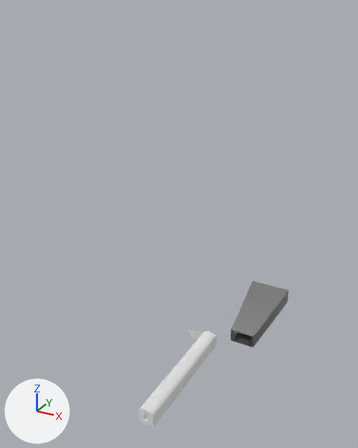
A saved change to the Blender file SourceAssets/Environments/Subway/SubwayBlockout.blend.
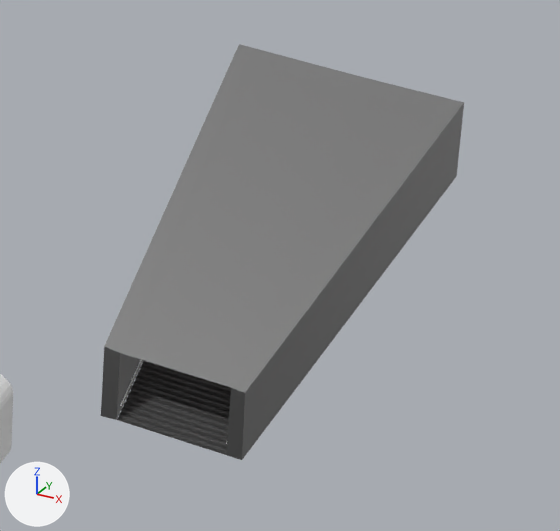
There are two pictures of each version: one whole from a camera (50 mm lens) standing at (50.5, -109.3, 111.2) and looking at (-15.2, 10.2, 51.5), one close up on the part from 60% to 85% of the width and 61% to 80% of the height. Arrows for +X, +Y and +Z are at lower left; the lights stay in place. The first two pictures are the older version.

In view in the first close-up: 'Stairs', 'Train'.
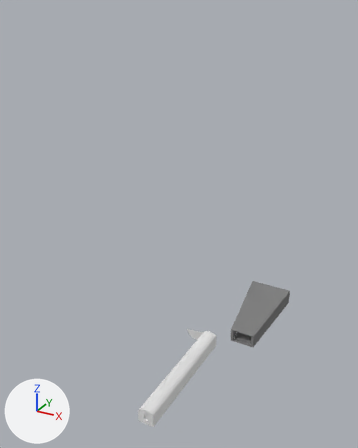
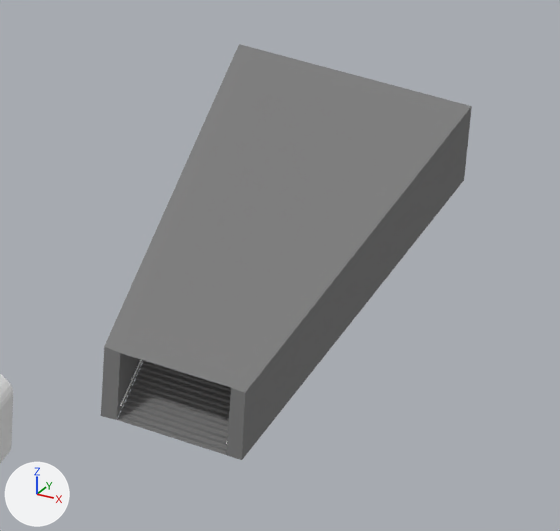
Changed parts and their boxes (x1, y1, x2, y2) in the close-ups (560 x 531 px; the box of a moved part takes in the faces that stretch with it):
'Stairs', reshaped: before (101, 44, 464, 460); after (101, 44, 472, 460)
part 1 of me_ucx_1m_cube_002, moved or reshaped: before (231, 77, 464, 459); after (231, 77, 472, 459)

The change, as a diff of the scene's bpy script:
```diff
--- a/SourceAssets/Environments/Subway/SubwayBlockout.blend.py
+++ b/SourceAssets/Environments/Subway/SubwayBlockout.blend.py
@@ mat_popcornceiling1_mi @@
 mat_popcornceiling1_mi.base_color = (0.216, 0.216, 0.216)  # grey #808080
-mat_popcornceiling1_mi.metallic = 1.0
 mat_popcornceiling1_mi.roughness = 0.553
-mat_popcornceiling1_mi.specular_ior_level = 1.0
+mat_popcornceiling1_mi.specular_ior_level = 0.0
@@ me_ucx_1m_cube_002 @@
 # used by ob_stairs; location = (0.0, 0.0, 0.0)
-me_ucx_1m_cube_002.from_pydata(...)  # 4395 vertices, 4094 faces; spans x -45.5..11.2, y 3.2..43.1, z 4.5..107.7
-me_ucx_1m_cube_002.vertices[244].co = (11.2, 43.1, 13.8)  # pixel (456, 176)
-me_ucx_1m_cube_002.vertices[249].co = (11.2, 43.1, 18.8)  # pixel (464, 102)
+me_ucx_1m_cube_002.from_pydata(...)  # 4395 vertices, 4094 faces; spans x -45.5..11.7, y 3.2..43.1, z 4.5..107.7
+# me_ucx_1m_cube_002 part 1
+me_ucx_1m_cube_002.vertices[244].co = (11.7, 42.9, 13.8)  # pixel (464, 180)
+me_ucx_1m_cube_002.vertices[249].co = (11.7, 42.9, 18.8)  # pixel (471, 106)
 me_ucx_1m_cube_002.materials.append(mat_popcornceiling1_mi)
```
